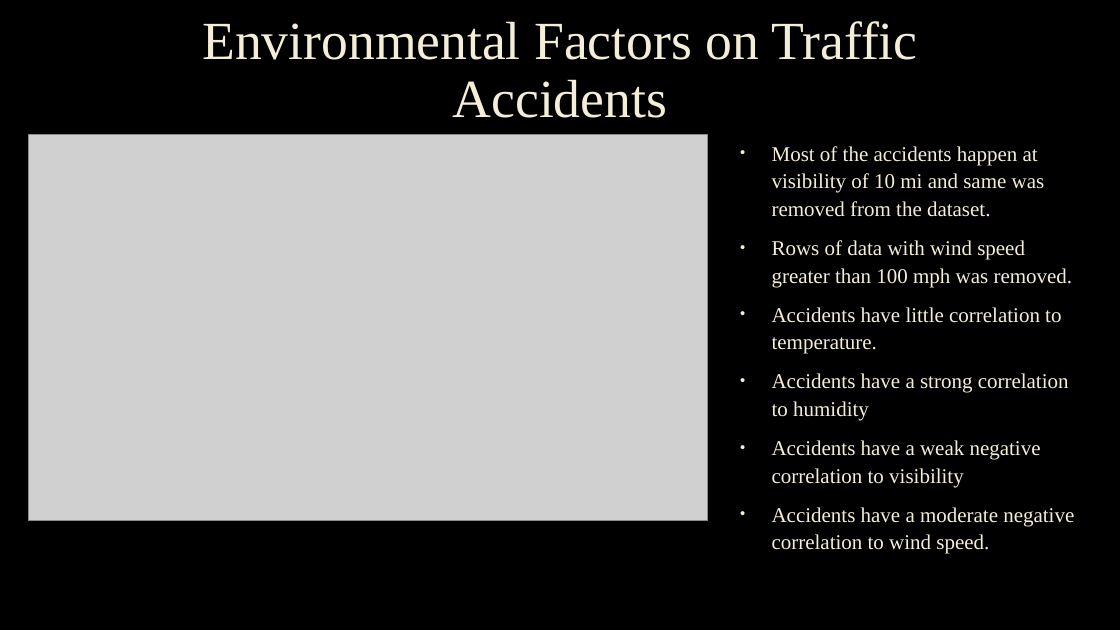
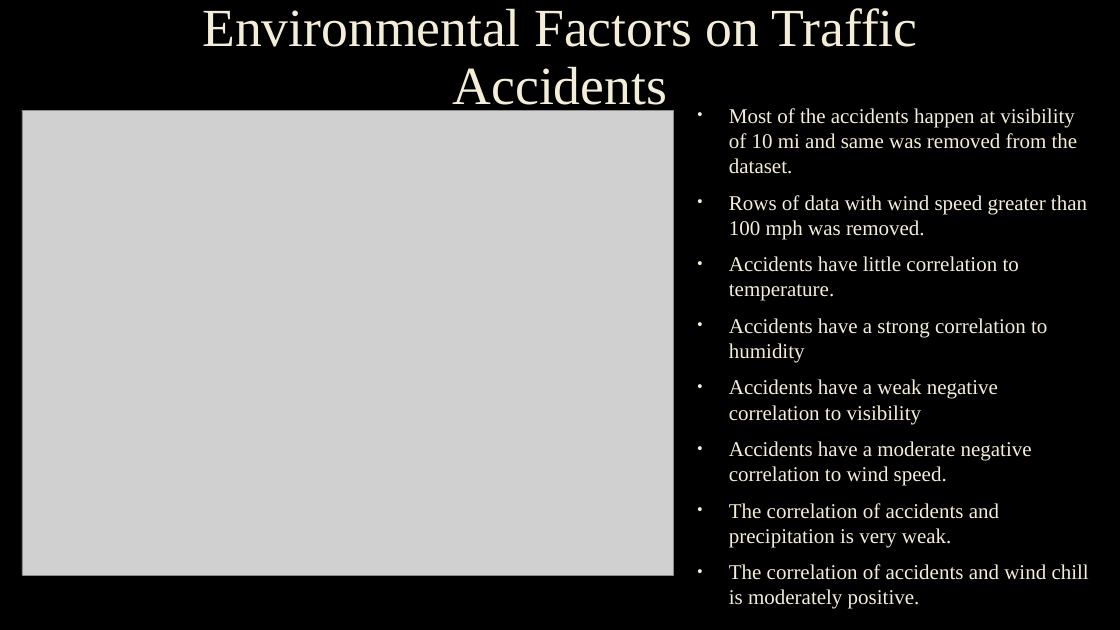
Before and after one commit to lilijo6/Project-Group-3, a slide deck: slide 13 of US Accidents Analysis_Group.pptx. Drawn at 1120x630 pixels with LibreOffice and Linux fonts; fonts in the diff are those of the drawing; grey boxes stand for pictures; background and template pictures are left out. Boxes give left, top, right and bottom in pixels: in the first picture for what was removed or moved away, otherwise in the second. Text is boxed around its words. In the diff, an @@ line names an element or a change of style, - is before the commit and + after.

```diff
--- a/US Accidents Analysis_Group.pptx
+++ b/US Accidents Analysis_Group.pptx
@@ title "Environmental Factors on Traffic Accidents" rewrapped from (202,21,918,118) to (202,8,918,115) @@
@@ picture: place and size @@
-picture at (29,134,707,521)
+picture at (22,110,674,575)
@@ text "Most of the accidents happen ...": place and size @@
-text "Most of the accidents happen ..." at (772,146,1074,554)
+text "Most of the accidents happen ..." at (729,108,1089,609)
@@ text at (729,108,1087,486): line spacing 1.1 to 1 @@
@@ text at (729,503,1089,609): paragraphs added @@
+• The correlation of accidents and precipitation is very weak.
+• The correlation of accidents and wind chill is moderately positive.
```
Also in this commit, not shown: 10 other slides changed, 1 slide added, 1 other file.
